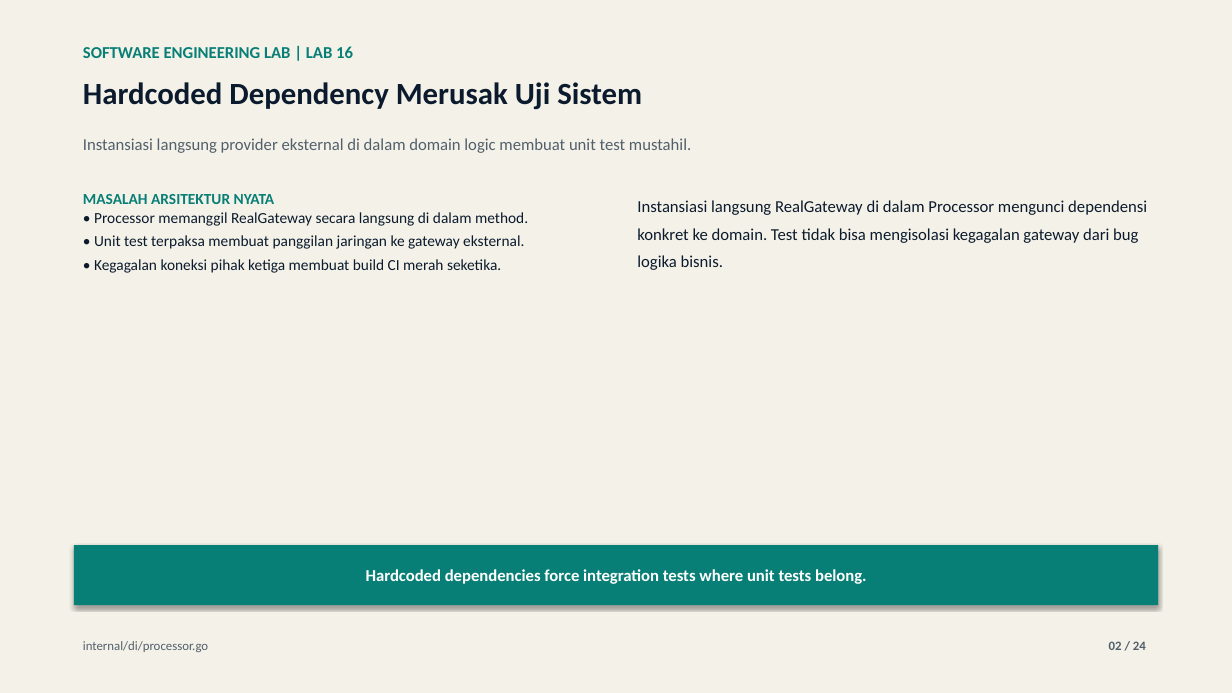
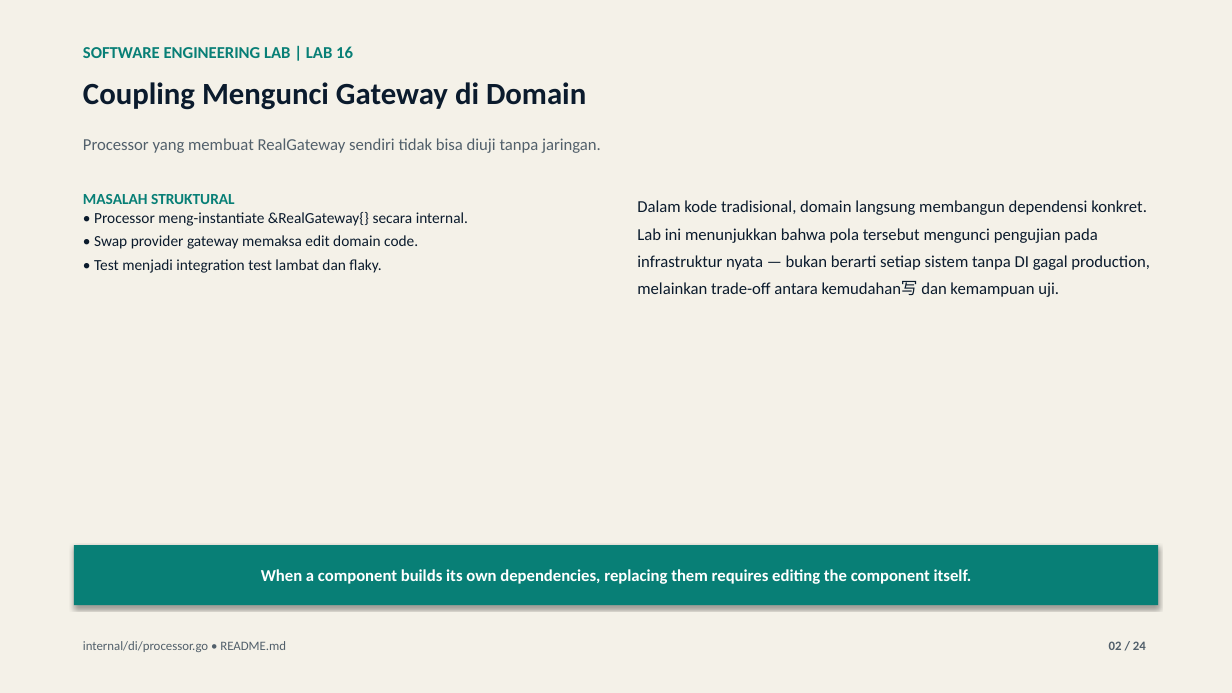
Before and after one commit to lukman-ss/software-engineering-lab, a slide deck: slide 2 of labs/16-dependency-injection/result/linkedin/lab-16-dependency-injection-carousel.pptx. Drawn at 1232x693 pixels with LibreOffice and Linux fonts; fonts in the diff are those of the drawing. Boxes give left, top, right and bottom in pixels: in the first picture for what was removed or moved away, otherwise in the second. Text is boxed around its words. In the diff, an @@ line names an element or a change of style, - is before the commit and + after.

Commit message:
feat(16-dependency-injection): publish carousel presentation, articles, and media deliverables
Complete publication package for Lab 16 (Dependency Injection):
Topic: Constructor Injection vs Service Locator: A Concrete Trade-off for Testability

- Carousel Deck: 24-slide visual storytelling deck in PDF and editable PPTX format
- Cover Artworks: Dual-language CRT covers (ID & EN 1920x1080 PNG)
- Technical Articles: Dev.to markdown draft and Medium HTML publication
- Reproducible Source: Defined via content_def.py with strict quality gates
- Claim Boundaries: Grounded in lab test assertions without exaggerated production claims

```diff
--- a/labs/16-dependency-injection/result/linkedin/lab-16-dependency-injection-carousel.pptx
+++ b/labs/16-dependency-injection/result/linkedin/lab-16-dependency-injection-carousel.pptx
@@ text at (83,82,586,110): text changed @@
-Hardcoded Dependency Merusak Uji Sistem
+Coupling Mengunci Gateway di Domain
@@ text at (83,138,601,153): text changed @@
-Instansiasi langsung provider eksternal di dalam domain logic membuat unit test mustahil.
+Processor yang membuat RealGateway sendiri tidak bisa diuji tanpa jaringan.
@@ text at (83,194,468,273): text changed @@
-MASALAH ARSITEKTUR NYATA
-• Processor memanggil RealGateway secara langsung di dalam method.
-• Unit test terpaksa membuat panggilan jaringan ke gateway eksternal.
-• Kegagalan koneksi pihak ketiga membuat build CI merah seketika.
+MASALAH STRUKTURAL
+• Processor meng-instantiate &RealGateway{} secara internal.
+• Swap provider gateway memaksa edit domain code.
+• Test menjadi integration test lambat dan flaky.
@@ text at (637,200,1149,297): text changed @@
-Instansiasi langsung RealGateway di dalam Processor mengunci dependensi konkret ke domain. Test tidak bisa mengisolasi kegagalan gateway dari bug logika bisnis.
+Dalam kode tradisional, domain langsung membangun dependensi konkret. Lab ini menunjukkan bahwa pola tersebut mengunci pengujian pada infrastruktur nyata — bukan berarti setiap sistem tanpa DI gagal production, melainkan trade-off antara kemudahan写 dan kemampuan uji.
@@ text in rectangle at (261,569,972,584): text changed @@
-Hardcoded dependencies force integration tests where unit tests belong.
+When a component builds its own dependencies, replacing them requires editing the component itself.
@@ text at (83,641,286,652): text changed @@
-internal/di/processor.go
+internal/di/processor.go • README.md
```
Also in this commit, not shown: 20 other slides changed, 3 slides added, 3 slides removed, 9 other files.
